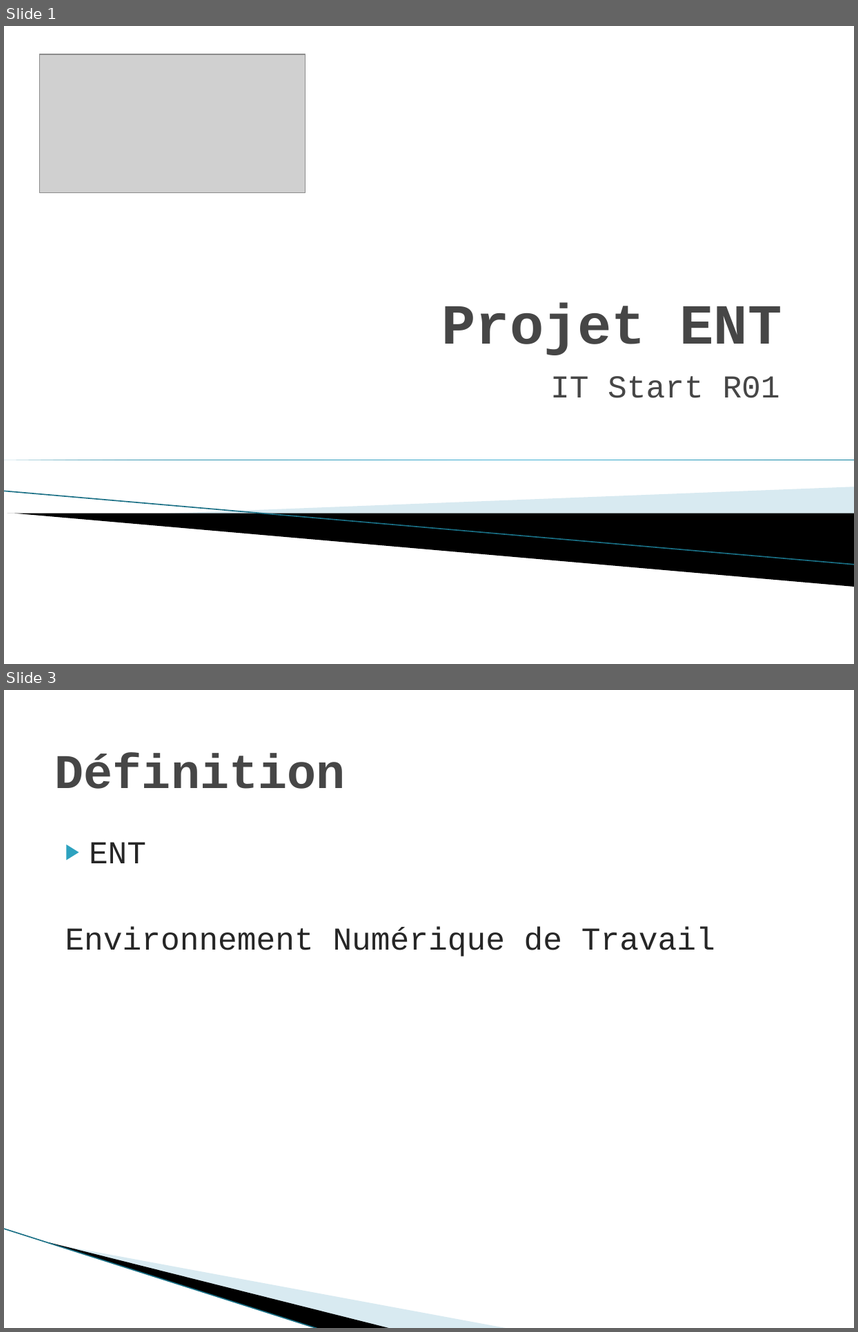
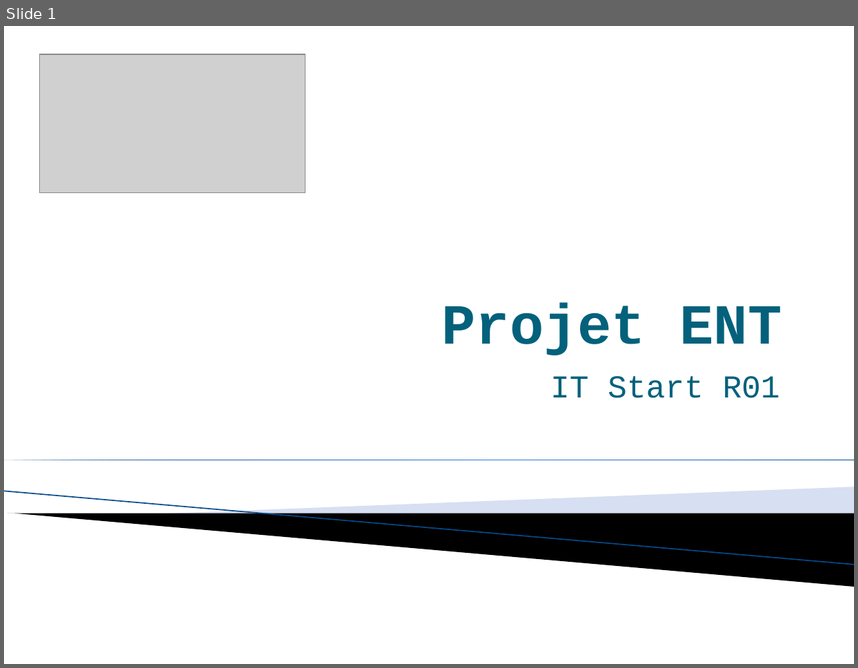
Before and after one commit to imie-source/ENT-IMIE, a slide deck: doc/Projet ENT.pptx. Shown one above the other, each under a label of ours: slides 1 and 3 before the commit, slide 1 after it; the slides between them are not shown. The pictures are 858x1332 and 858x668 pixels, drawn with LibreOffice and Linux fonts; fonts in the diff are those of the drawing; grey boxes stand for pictures; background and template pictures are left out. Boxes give left, top, right and bottom in pixels: in the first picture for what was removed or moved away, otherwise in the second. Text is boxed around its words. In the diff, an @@ line names an element or a change of style, - is before the commit and + after.

```diff
--- a/doc/Projet ENT.pptx
+++ b/doc/Projet ENT.pptx
@@ slide 3 removed at (x1=4, y1=690, x2=854, y2=1328), background #FFFFFF @@
@@ title removed at (x1=55, y1=753, x2=346, y2=789) @@
-Définition
@@ text removed at (x1=65, y1=842, x2=715, y2=956) @@
-▶ ENT
-Environnement Numérique de Travail
@@ line removed from (4, 1228) to (319, 1328) @@
@@ freeform shape removed at (x1=49, y1=1242, x2=392, y2=1328) @@
@@ freeform shape removed at (x1=51, y1=1243, x2=510, y2=1328) @@
@@ slide 1 changed as well @@
@@ title "Projet ENT" at (x1=442, y1=303, x2=782, y2=355): text colour #464646 to #04617B @@
@@ subtitle "IT Start R01" at (x1=550, y1=376, x2=780, y2=398): text colour #464646 to #04617B @@
@@ right triangle at (x1=4, y1=459, x2=854, y2=459): fill gradient #007896 to #4CBBDF to gradient #004787 to #4380E8 @@
@@ line (4, 491) - (854, 564): stroke #97C5D8 0.95 pt to #94ABDC 0.95 pt @@
@@ freeform shape at (x1=161, y1=487, x2=854, y2=532): fill #A0CBDC at 40% opacity to #9DB2E1 at 40% opacity @@
```
Also in this commit, not shown: 3 other slides changed, 3 slides added, 2 other slides removed.
